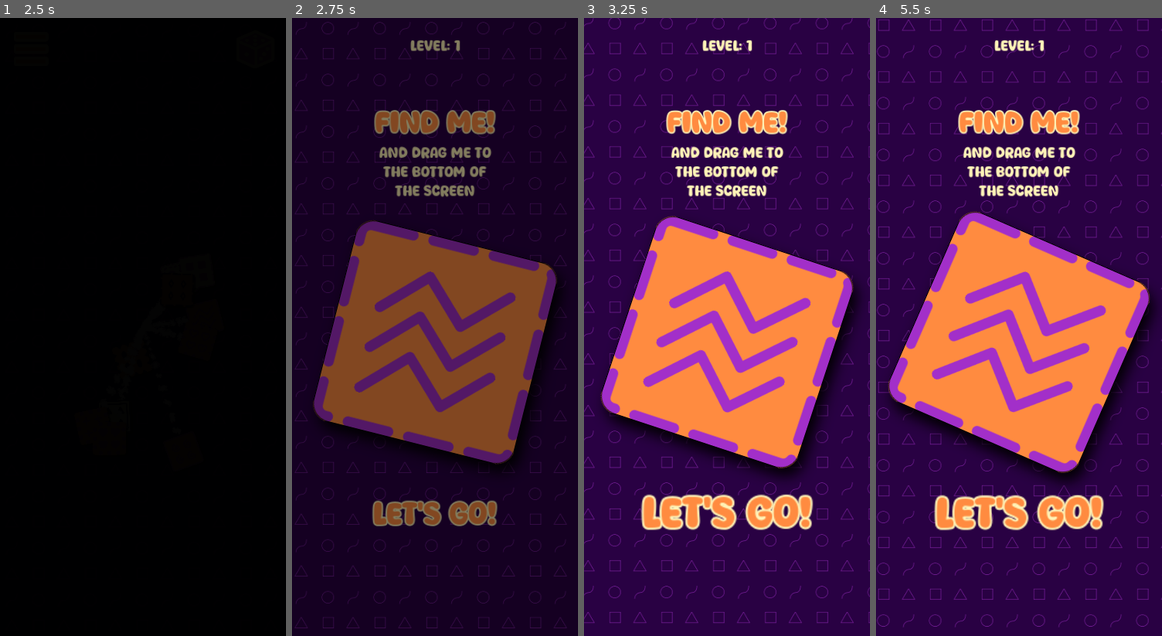
Above: before the commit, frames 1-4 (left to right).
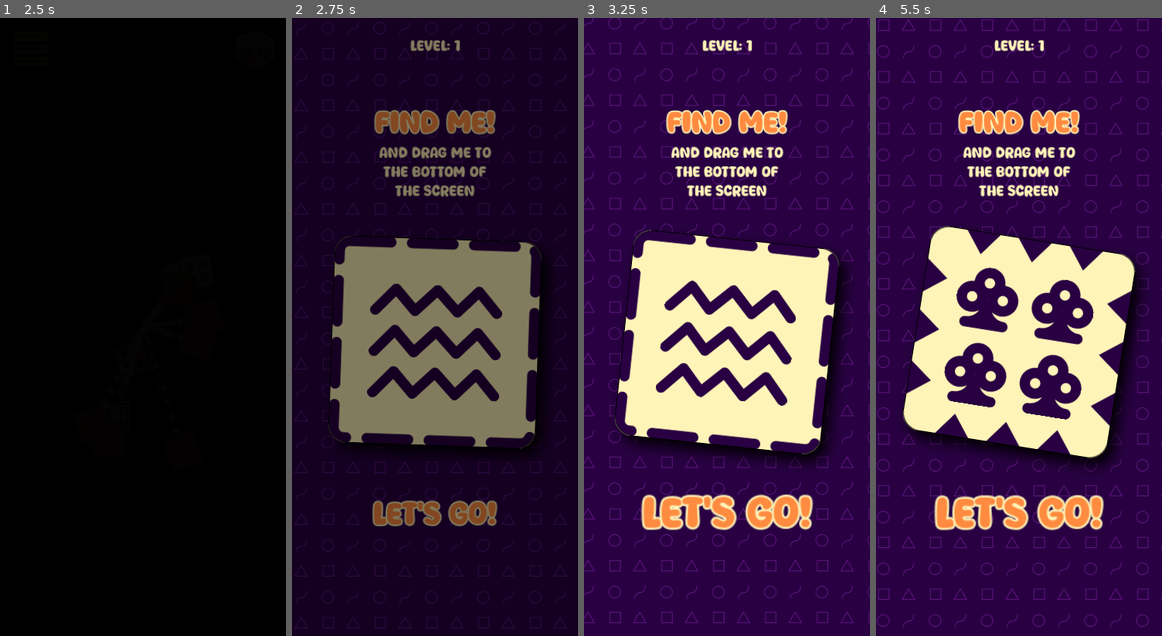
Above: after the commit, the same moments.

Repository: magopian/rummager
Game: Godot game, scene res://start_menu.tscn
Two runs of this game, one before a commit and one after it. Both use one fixed random seed, a clock stepped at 60 frames per second and the inputs below. Sound files missing from this copy of the repository are replaced by a short silence.
Inputs (mouse positions are in pixels of both pictures, inside the frame that each line leads up to):
- Up to frame 1 (2.5 s): click "START" at 0.5 s; click (31, 48) at 1.25 s; click (254, 48) at 2 s
- Up to frame 2 (2.75 s): no input
- Up to frame 3 (3.25 s): click (727, 327) at 2.77 s
- Up to frame 4 (5.5 s): click "Let's go!" at 3.5 s; click (1130, 48) at 4.25 s; click "Let's go!" at 5 s

Frame 1 is identical in both runs. In frame 2, 25% of the frame differs, in the area x 7-95%, y 32-74%; in frame 3, 26%; in frame 4, 27%, in the area x 4-98%, y 31-76%.

Commit message:
Eliminate the weird flash after transitionning to new scene

Diff:
--- a/fade_transition.gd
+++ b/fade_transition.gd
@@ -28,8 +28,9 @@
 
 
 func fade_to_file(file: String, sound: AudioStream = null) -> void:
-	await fade_out(sound)
-	get_tree().change_scene_to_file(file)
+	var scene: PackedScene = load(file)
+	var node: Node = scene.instantiate()
+	fade_to_node(node, sound)
 
 
 func fade_to_node(node: Node, sound: AudioStream = null) -> void:
